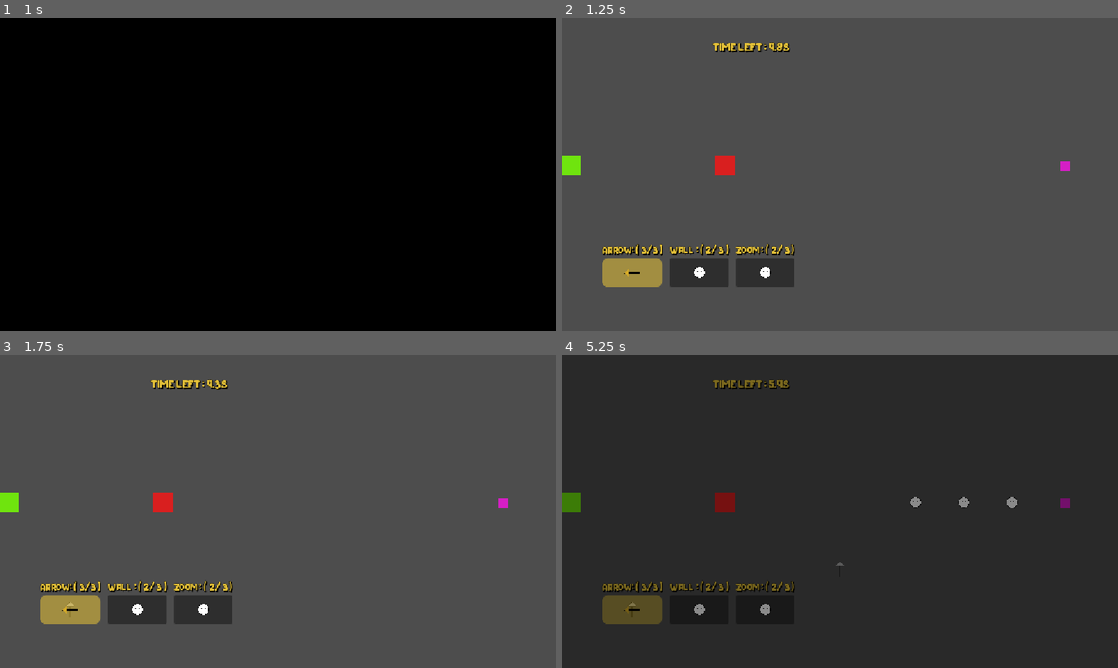
Above: before the commit, frames 1-4 (two rows, left to right).
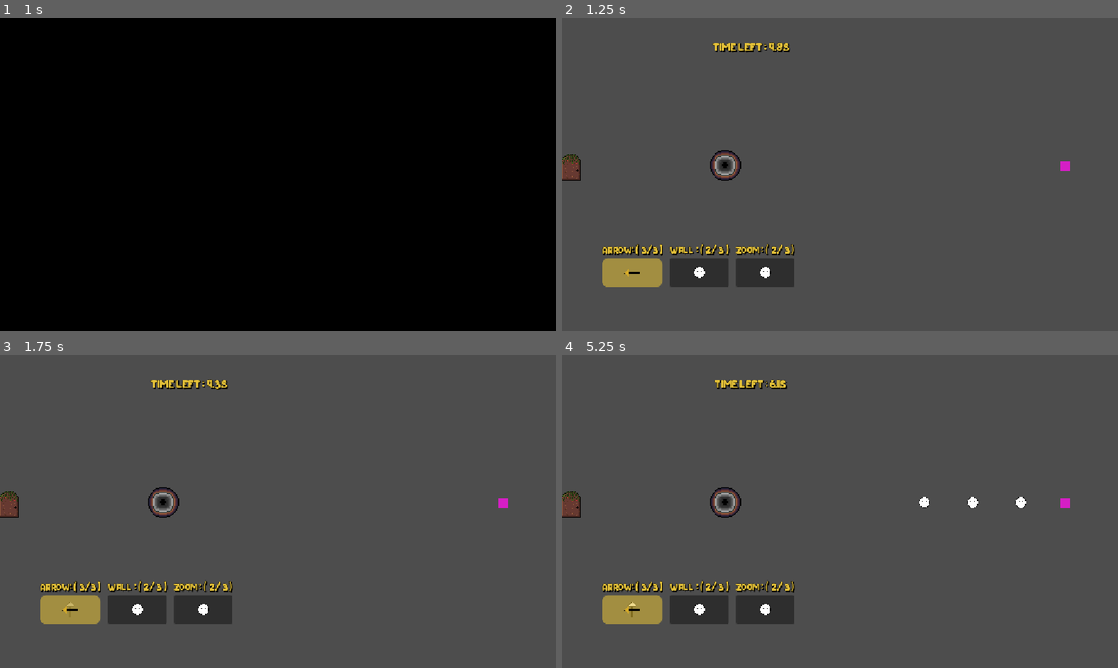
Above: after the commit, the same moments.

Repository: FAI8h/lil_guys_JAM1
Game: Godot game, scene res://scenes/game/main_menu.tscn
The game is run twice, just before and just after one commit, with the same random seed, the same clock (stepped at 60 frames per second) and the same inputs.
Inputs (mouse positions are in pixels of both pictures, inside the frame that each line leads up to):
- Up to frame 1 (1 s): click "START" at 0.5 s
- Up to frame 2 (1.25 s): no input
- Up to frame 3 (1.75 s): move the mouse to (72, 608) at 1.27 s; hold E (rotate_right) from 1.28 s (still down); click (72, 608) at 1.42 s
- Up to frame 4 (5.25 s): move the mouse to (634, 608) at 2.02 s; release E (rotate_right) at 2.03 s; hold Q (rotate_left) 2.03-2.78 s; click (634, 608) at 2.17 s; hold E (rotate_right) 2.78-4.28 s; click (634, 608) at 2.92 s; click (634, 608) at 3.67 s; hold Q (rotate_left) 4.28-5 s; click (634, 608) at 4.42 s; tap P (pause) at 4.9 s; click (840, 567) at 5 s, where only the run before the commit has a clickable "RESTART"

Frame 1 is identical in both runs. In frame 2, 0.7% of the frame differs, in the area x 0-33%, y 42-52%; in frame 3, 0.7%; in frame 4, 98%, in the area x 0-100%, y 0-100%.

Commit message:
feat: Implement new level (lvl_5) and enhance game mechanics with updated death and exit scenes

Diff:
--- a/scenes/game/death.tscn
+++ b/scenes/game/death.tscn
@@ -1,27 +1,18 @@
 [gd_scene format=3 uid="uid://b6njs55m7itn"]
 
 [ext_resource type="Script" uid="uid://87pihqa0r8v0" path="res://scripts/game/death.gd" id="1_xmstb"]
+[ext_resource type="Texture2D" uid="uid://ddc655g6844q6" path="res://assets/sprites/pit.png" id="2_h1f6h"]
 
 [sub_resource type="CircleShape2D" id="CircleShape2D_bb8d3"]
-radius = 19.026299
+radius = 12.0415945
 
 [node name="Death" type="Area2D" unique_id=1326901333 groups=["Death"]]
 collision_layer = 4
 script = ExtResource("1_xmstb")
 
-[node name="ColorRect" type="ColorRect" parent="." unique_id=1952344043]
-anchors_preset = 8
-anchor_left = 0.5
-anchor_top = 0.5
-anchor_right = 0.5
-anchor_bottom = 0.5
-offset_left = -20.0
-offset_top = -20.0
-offset_right = 20.0
-offset_bottom = 20.0
-grow_horizontal = 2
-grow_vertical = 2
-color = Color(0.8515625, 0.12307739, 0.12307739, 1)
+[node name="Sprite2D" type="Sprite2D" parent="." unique_id=1442301289]
+scale = Vector2(2, 2)
+texture = ExtResource("2_h1f6h")
 
 [node name="CollisionShape2D" type="CollisionShape2D" parent="." unique_id=667463962]
 shape = SubResource("CircleShape2D_bb8d3")
--- a/scenes/game/exit.tscn
+++ b/scenes/game/exit.tscn
@@ -1,29 +1,21 @@
 [gd_scene format=3 uid="uid://blw2qeln2m1hr"]
 
 [ext_resource type="Script" uid="uid://cg0vj1o4a4h8p" path="res://scripts/game/exit.gd" id="1_bb8d3"]
+[ext_resource type="Texture2D" uid="uid://cbarkh52vbkp2" path="res://assets/sprites/exit_door.png" id="2_wndlv"]
 
-[sub_resource type="CircleShape2D" id="CircleShape2D_xmstb"]
-radius = 19.0
+[sub_resource type="CapsuleShape2D" id="CapsuleShape2D_ay7fa"]
+radius = 18.0
+height = 54.0
 
 [node name="Exit" type="Area2D" unique_id=344729690 groups=["Exit"]]
 collision_layer = 8
 script = ExtResource("1_bb8d3")
 
-[node name="ColorRect" type="ColorRect" parent="." unique_id=1440607166]
-anchors_preset = 8
-anchor_left = 0.5
-anchor_top = 0.5
-anchor_right = 0.5
-anchor_bottom = 0.5
-offset_left = -20.0
-offset_top = -20.0
-offset_right = 20.0
-offset_bottom = 20.0
-grow_horizontal = 2
-grow_vertical = 2
-color = Color(0.43590927, 0.89453125, 0.055908203, 1)
+[node name="Sprite2D" type="Sprite2D" parent="." unique_id=666432280]
+scale = Vector2(2, 2)
+texture = ExtResource("2_wndlv")
 
 [node name="CollisionShape2D" type="CollisionShape2D" parent="." unique_id=742345188]
-shape = SubResource("CircleShape2D_xmstb")
+shape = SubResource("CapsuleShape2D_ay7fa")
 
 [connection signal="body_entered" from="." to="." method="_on_body_entered"]
--- a/scenes/game/game_over.tscn
+++ b/scenes/game/game_over.tscn
@@ -51,7 +51,7 @@
 theme_override_constants/separation = 12
 alignment = 1
 
-[node name="Restart" type="Button" parent="Panel/VBoxContainer" unique_id=1848297558]
+[node name="Retry" type="Button" parent="Panel/VBoxContainer" unique_id=1848297558]
 process_mode = 3
 layout_mode = 2
 text = "RETRY"
@@ -64,5 +64,6 @@
 layout_mode = 2
 text = "QUIT"
 
-[connection signal="pressed" from="Panel/VBoxContainer/Restart" to="." method="_on_restart_pressed"]
+[connection signal="pressed" from="Panel/VBoxContainer/Retry" to="." method="_on_retry_pressed"]
+[connection signal="pressed" from="Panel/VBoxContainer/MainMenu" to="." method="_on_main_menu_pressed"]
 [connection signal="pressed" from="Panel/VBoxContainer/Quit" to="." method="_on_quit_pressed"]
--- a/scenes/game/game_world.tscn
+++ b/scenes/game/game_world.tscn
@@ -7,6 +7,7 @@
 [ext_resource type="Script" uid="uid://cx1shkhh350yk" path="res://scripts/game/game_manager.gd" id="3_60nf8"]
 [ext_resource type="PackedScene" uid="uid://b1p8w6nxuv26t" path="res://scenes/game/hud.tscn" id="4_5livc"]
 [ext_resource type="PackedScene" uid="uid://bl6x6fs80hevx" path="res://scenes/game/pause_menu.tscn" id="7_yeg30"]
+[ext_resource type="PackedScene" uid="uid://blawfxf3e1jv2" path="res://scenes/game/game_over.tscn" id="8_jmprd"]
 
 [node name="GameWorld" type="Node2D" unique_id=1272504983]
 process_mode = 1
@@ -17,6 +18,7 @@
 
 [node name="GameManager" type="Node" parent="Managers" unique_id=1246112097]
 script = ExtResource("3_60nf8")
+skip_to_lvl = 2
 
 [node name="LevelTimer" type="Timer" parent="Managers/GameManager" unique_id=736515166]
 
@@ -42,4 +44,14 @@
 [node name="HUD" parent="UI" unique_id=1754857177 instance=ExtResource("4_5livc")]
 
 [node name="PauseMenu" parent="UI" unique_id=1342712507 node_paths=PackedStringArray("game_manager") instance=ExtResource("7_yeg30")]
+offset_top = 1422.0
+offset_bottom = 1422.0
 game_manager = NodePath("../../Managers/GameManager")
+
+[node name="GameOver" parent="UI" unique_id=311656308 node_paths=PackedStringArray("game_manager", "scene_manager") instance=ExtResource("8_jmprd")]
+offset_top = 741.0
+offset_bottom = 741.0
+game_manager = NodePath("../../Managers/GameManager")
+scene_manager = NodePath("../../Managers/SceneManager")
+
+[connection signal="timeout" from="Managers/GameManager/LevelTimer" to="Managers/GameManager" method="_on_level_timer_timeout"]
--- /dev/null
+++ b/scenes/game/lvl_5.tscn
@@ -0,0 +1,21 @@
+[gd_scene format=3 uid="uid://uxbowalk5yyq"]
+
+[ext_resource type="PackedScene" uid="uid://b6njs55m7itn" path="res://scenes/game/death.tscn" id="1_nsvbd"]
+[ext_resource type="Script" uid="uid://odk12bqq4tuo" path="res://scripts/game/lvl_5.gd" id="1_vx6bf"]
+[ext_resource type="PackedScene" uid="uid://blw2qeln2m1hr" path="res://scenes/game/exit.tscn" id="2_satbh"]
+[ext_resource type="Resource" uid="uid://drekyek0methb" path="res://assets/resources/lvl_5.tres" id="2_uep2r"]
+[ext_resource type="PackedScene" uid="uid://b3k2otqi5cui4" path="res://scenes/game/spawn.tscn" id="3_uep2r"]
+
+[node name="lvl_5" type="Node2D" unique_id=711489291]
+script = ExtResource("1_vx6bf")
+level_data = ExtResource("2_uep2r")
+
+[node name="Death" parent="." unique_id=1326901333 instance=ExtResource("1_nsvbd")]
+position = Vector2(578, 614)
+
+[node name="Exit" parent="." unique_id=344729690 instance=ExtResource("2_satbh")]
+position = Vector2(1125, 33)
+scale = Vector2(-1, 1)
+
+[node name="Spawn" parent="." unique_id=1128879592 instance=ExtResource("3_uep2r")]
+position = Vector2(229, 613)
--- a/scenes/game/pause_menu.tscn
+++ b/scenes/game/pause_menu.tscn
@@ -1,6 +1,7 @@
 [gd_scene format=3 uid="uid://bl6x6fs80hevx"]
 
 [ext_resource type="Script" uid="uid://c3povpmtcd3c5" path="res://scripts/UI/pause_menu.gd" id="1_aj248"]
+[ext_resource type="FontFile" uid="uid://ctfhbo6w2kc22" path="res://assets/fonts/Happy Chicken.ttf" id="2_k8vbq"]
 
 [sub_resource type="StyleBoxFlat" id="StyleBoxFlat_61cmk"]
 bg_color = Color(0, 0.23921569, 0.3019608, 1)
@@ -38,6 +39,15 @@
 Button/styles/hover = SubResource("StyleBoxFlat_61cmk")
 Button/styles/normal = SubResource("StyleBoxFlat_aj248")
 Button/styles/pressed = SubResource("StyleBoxFlat_k8vbq")
+Label/colors/font_color = Color(0, 0.23921569, 0.3019608, 1)
+Label/colors/font_outline_color = Color(0.654902, 0.72156864, 0.6901961, 1)
+Label/colors/font_shadow_color = Color(0, 0.09411765, 0.12156863, 1)
+Label/constants/outline_size = 8
+Label/constants/shadow_offset_x = 4
+Label/constants/shadow_offset_y = 3
+Label/constants/shadow_outline_size = 27
+Label/font_sizes/font_size = 43
+Label/fonts/font = ExtResource("2_k8vbq")
 
 [sub_resource type="StyleBoxFlat" id="StyleBoxFlat_0n058"]
 bg_color = Color(0.08235296, 0.13921571, 0.33333334, 1)
@@ -93,6 +103,21 @@
 size_flags_vertical = 3
 text = "MAIN MENU"
 
+[node name="Label" type="Label" parent="Panel" unique_id=1401873338]
+layout_mode = 1
+anchors_preset = 8
+anchor_left = 0.5
+anchor_top = 0.5
+anchor_right = 0.5
+anchor_bottom = 0.5
+offset_left = -31.0
+offset_top = -120.0
+offset_right = 31.0
+offset_bottom = -97.0
+grow_horizontal = 2
+grow_vertical = 2
+text = "PAUSED"
+
 [connection signal="pressed" from="Panel/VBoxContainer/Resume" to="." method="_on_resume_pressed"]
 [connection signal="pressed" from="Panel/VBoxContainer/Restart" to="." method="_on_restart_pressed"]
 [connection signal="pressed" from="Panel/VBoxContainer/MainMenu" to="." method="_on_main_menu_pressed"]
